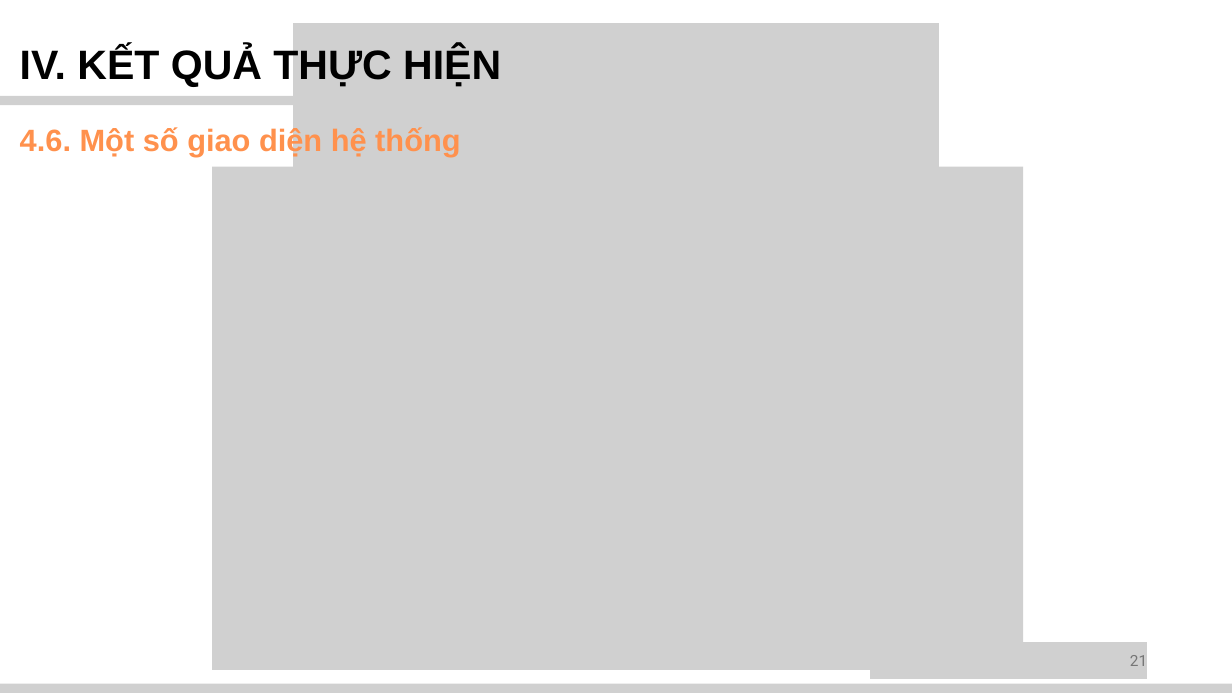
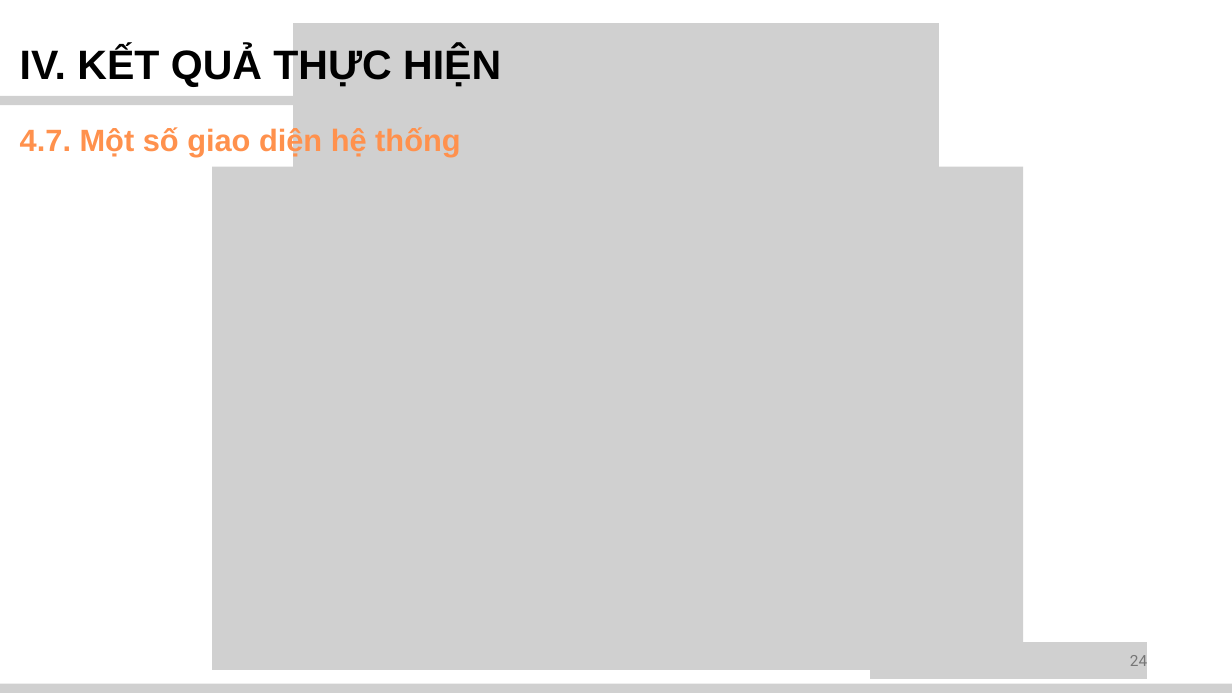
Before and after one commit to huuluan186/KLTN, a slide deck: slide 26 of docs/110122016_PhamHuuLuan_TN_Slide.pptx (slide 24 before the commit). Drawn at 1232x693 pixels with LibreOffice and Linux fonts; fonts in the diff are those of the drawing; grey boxes stand for pictures. Boxes give left, top, right and bottom in pixels: in the first picture for what was removed or moved away, otherwise in the second. Text is boxed around its words. In the diff, an @@ line names an element or a change of style, - is before the commit and + after.

```diff
--- a/docs/110122016_PhamHuuLuan_TN_Slide.pptx
+++ b/docs/110122016_PhamHuuLuan_TN_Slide.pptx
@@ text at (20, 127, 460, 157): text changed @@
-4.6. Một số giao diện hệ thống
+4.7. Một số giao diện hệ thống
@@ text at (1130, 655, 1147, 666): text changed @@
-21
+24
```
Also in this commit, not shown: 25 other slides changed, 2 slides added.
